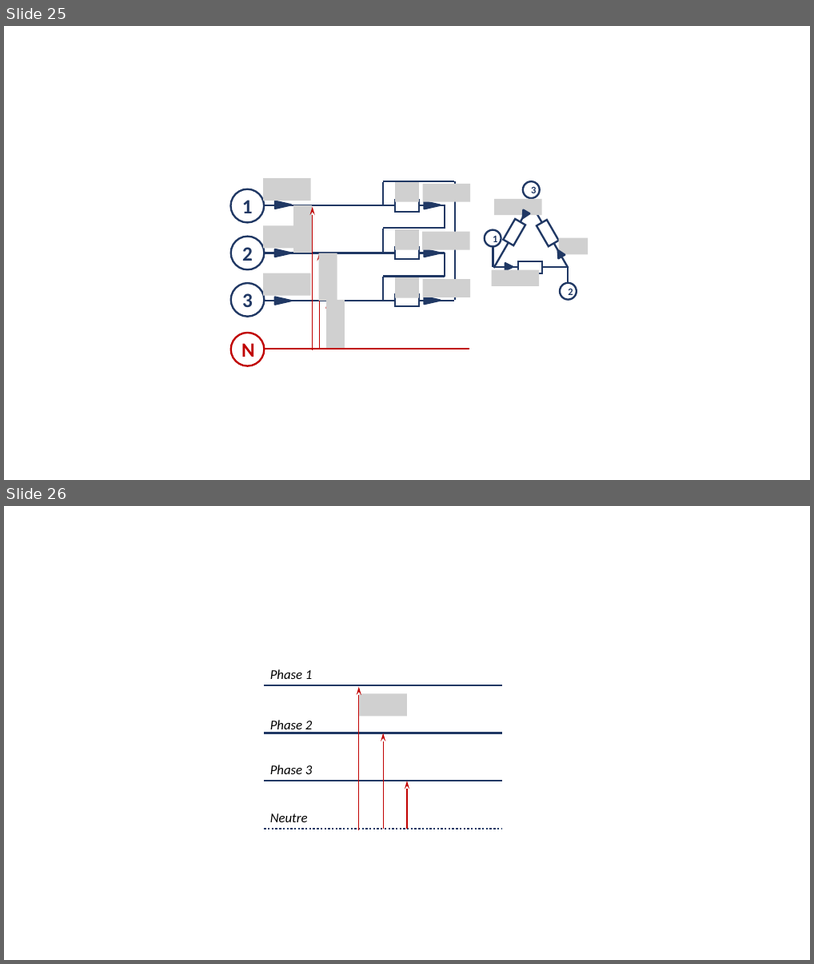
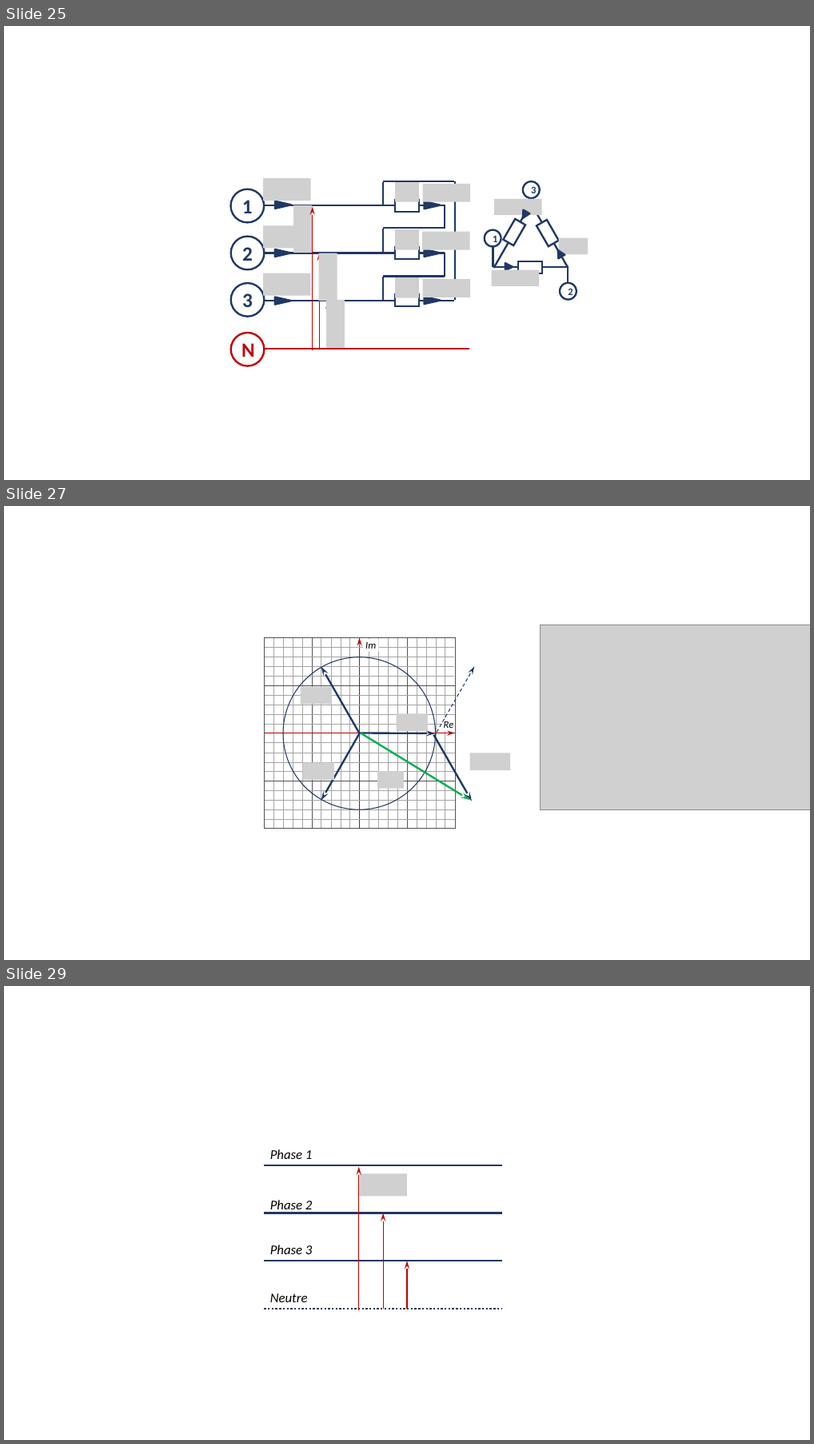
Before and after one commit to xpessoles/PT_GenieElectrique, a slide deck: 04_SourceSinusoidale/04_SourceSinusoidale.pptx. Shown one above the other, each under a label of ours: slides 25 and 26 before the commit, slides 25, 27 and 29 after it; the slides between them are not shown. The pictures are 814x964 and 814x1444 pixels, drawn with LibreOffice and Linux fonts; fonts in the diff are those of the drawing; grey boxes stand for pictures. Boxes give left, top, right and bottom in pixels: in the first picture for what was removed or moved away, otherwise in the second. Text is boxed around its words. In the diff, an @@ line names an element or a change of style, - is before the commit and + after.

```diff
--- a/04_SourceSinusoidale/04_SourceSinusoidale.pptx
+++ b/04_SourceSinusoidale/04_SourceSinusoidale.pptx
@@ slide 27 added at (4, 506, 810, 960), background #FFFFFF @@
@@ picture added at (541, 624, 810, 810) @@
@@ rectangle added at (265, 638, 455, 828), outline #525252 0.5 pt @@
@@ group added at (274, 638, 302, 828): 4 lines @@
@@ line added from (313, 638) to (313, 828), #525252 0.5 pt @@
@@ group added at (322, 638, 350, 828): 4 lines @@
@@ line added from (360, 638) to (360, 828), #525252 0.5 pt @@
@@ arrow added from (360, 828) to (360, 638), #C00000 1 pt @@
@@ rectangle added at (363, 639, 379, 651), fill #FFFFFF, 12 pt, text #000000, italic @@
+Im
@@ group added at (369, 638, 398, 828): 4 lines @@
@@ line added from (407, 638) to (407, 828), #525252 0.5 pt @@
@@ group added at (417, 638, 446, 828): 4 lines @@
@@ ellipse added at (283, 657, 436, 810), outline #203864 1 pt @@
@@ arrow added from (360, 733) to (322, 666), #203864 2.25 pt @@
@@ arrow added from (437, 733) to (474, 666), #203864 1 pt dashed @@
@@ line added from (265, 685) to (455, 685), #525252 0.5 pt @@
@@ group added at (265, 647, 454, 676): 4 lines @@
@@ picture added at (301, 687, 332, 704) @@
@@ picture added at (397, 713, 428, 731) @@
@@ rectangle added at (442, 718, 455, 731), fill #FFFFFF, 12 pt, text #000000, italic @@
+Re
@@ line added from (265, 733) to (455, 733), #525252 0.5 pt @@
@@ arrow added from (265, 733) to (455, 733), #C00000 1 pt @@
@@ group added at (265, 695, 455, 723): 4 lines @@
@@ arrow added from (360, 733) to (322, 800), #203864 2.25 pt @@
@@ arrow added from (360, 733) to (436, 733), #203864 2.25 pt @@
@@ arrow added from (361, 733) to (470, 800), #00B050 2.25 pt @@
@@ arrow added from (434, 735) to (472, 801), #203864 2.25 pt @@
@@ picture added at (303, 763, 334, 780) @@
@@ picture added at (470, 753, 511, 770) @@
@@ line added from (265, 780) to (455, 780), #525252 0.5 pt @@
@@ group added at (265, 743, 455, 771): 4 lines @@
@@ picture added at (378, 771, 404, 788) @@
@@ group added at (265, 790, 455, 819): 4 lines @@
@@ what was slide 26 is now slide 29 @@
```
Also in this commit, not shown: 2 other slides added.
